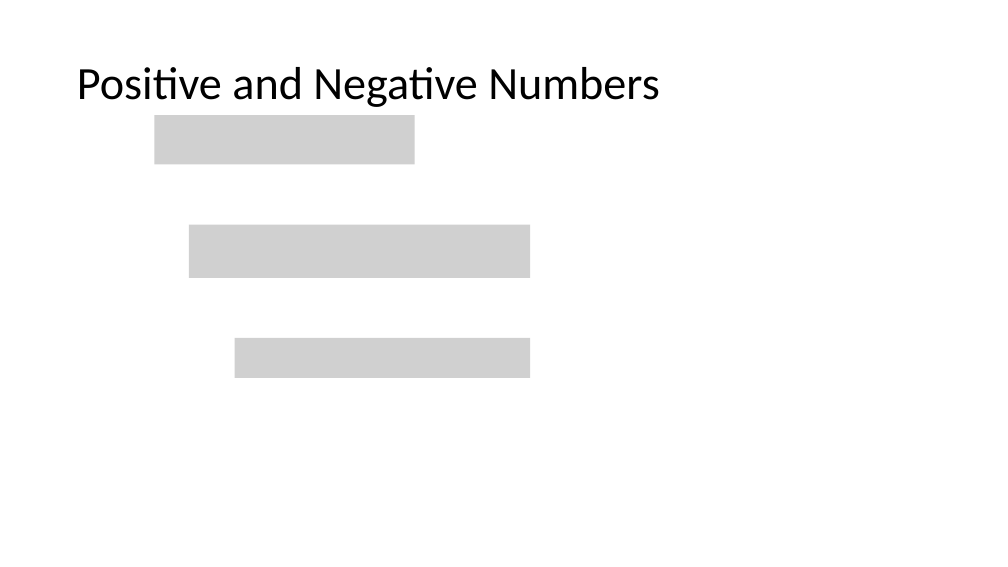
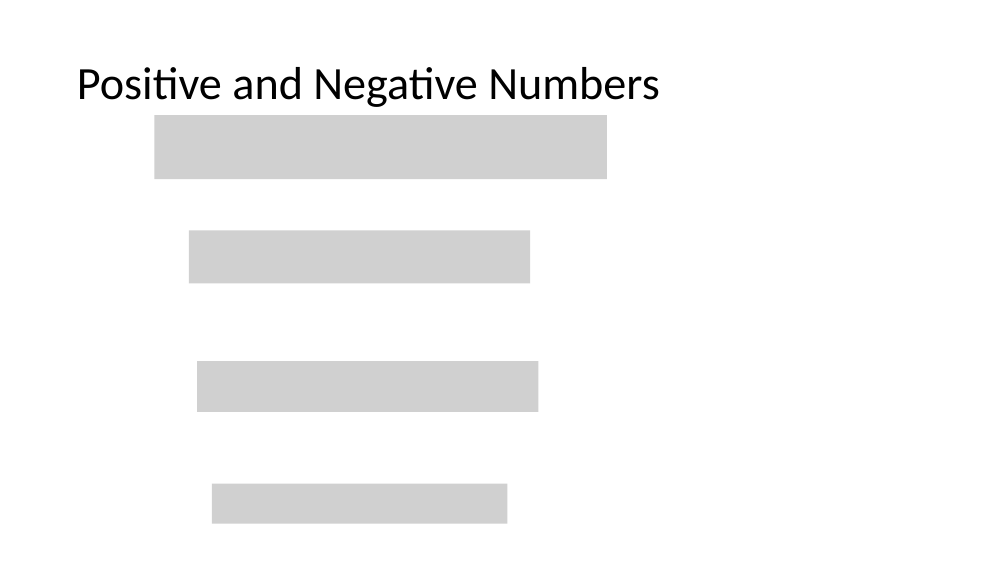
Before and after one commit to deeperj/dillinger, a slide deck: slide 3 of thesis/ukapp2/wqu_isc/shilling_dsp.pptx. Drawn at 1008x567 pixels with LibreOffice and Linux fonts; fonts in the diff are those of the drawing; grey boxes stand for pictures. Boxes give left, top, right and bottom in pixels: in the first picture for what was removed or moved away, otherwise in the second. Text is boxed around its words. In the diff, an @@ line names an element or a change of style, - is before the commit and + after.

```diff
--- a/thesis/ukapp2/wqu_isc/shilling_dsp.pptx
+++ b/thesis/ukapp2/wqu_isc/shilling_dsp.pptx
@@ picture: place and size @@
-picture at <box>154,115,414,164</box>
+picture at <box>154,115,607,179</box>
@@ picture: place and size @@
-picture at <box>189,225,530,278</box>
+picture at <box>189,231,530,284</box>
@@ picture removed at <box>234,338,530,378</box> @@
@@ picture added at <box>197,361,538,412</box> @@
@@ picture added at <box>212,484,507,524</box> @@
```
Also in this commit, not shown: 1 slide added, 37 other files.
